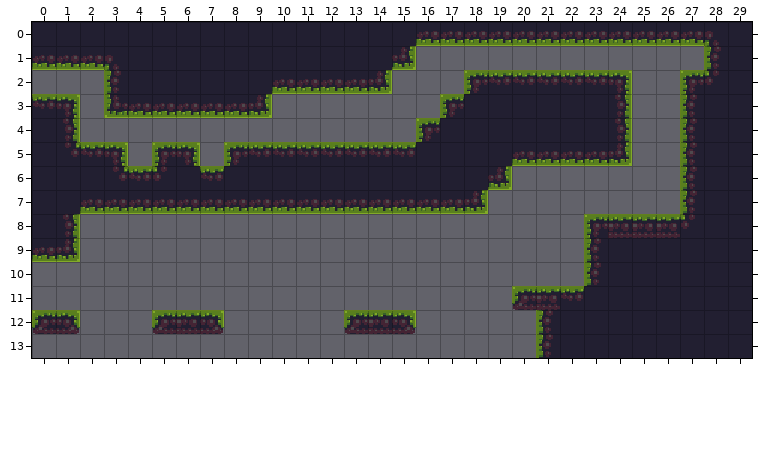
One commit to this Tiled map: levels/data/level5.tmx. The first picture shows the starting point.
Cells are 16x16 px. Shown: x 0..29, y 0..13.
The same view after the edit:
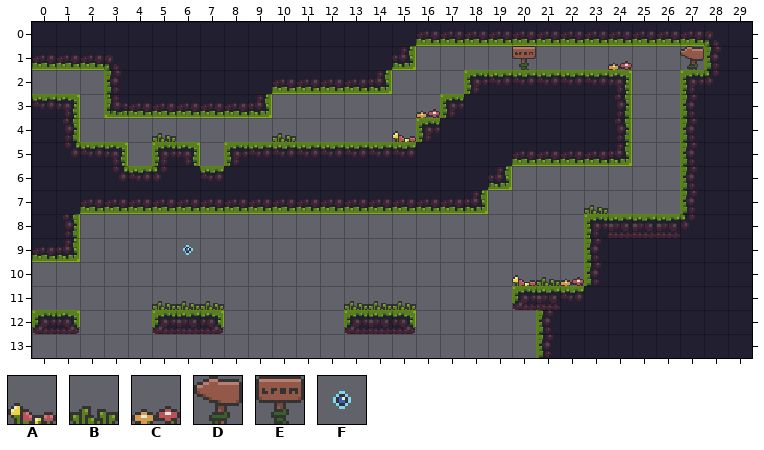
Key: from "miscellaneus": A 0, B 1, C 2, D 4, E 7; from "orbs": F 0.
_ is an empty cell, . an unchanged one.
What changed:
--- layer "miscellaneus"
@@ x 20..27 @@
- 1 _..._.._
+ 1 E...C..D
@@ x 5..16 @@
- 3 ..........._
- 4 _...._...._.
+ 3 ...........C
+ 4 B....B....A.
@@ x 23..23 @@
- 7 _
+ 7 B
@@ x 5..22 @@
-10 ...............___
-11 ___.....___.......
+10 ...............ABC
+11 BBB.....BBB.......
--- layer "orbs"
@@ x 6..6 @@
- 9 _
+ 9 F
